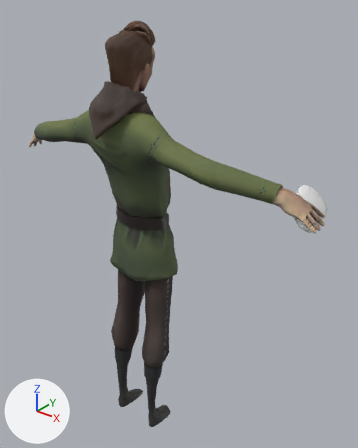
An edit to the Blender file Mhmd/Blender/Character/3rd Person/Sword_3rdPerson.blend, drawn before and after from the same camera.
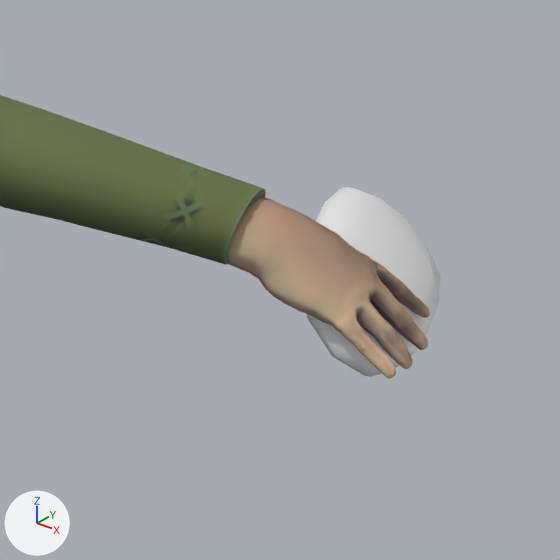
Each version appears first whole from a camera (50 mm lens) standing at (1.292, -1.366, 1.924) and looking at (0.096, 0.13, 0.997), and next in a close-up on the part from 60% to 100% of the width and 31% to 62% of the height. The lights are fixed; the arrows at lower left show +X, +Y and +Z.

Names of what the first close-up shows: '4.007', 'mc_body.001', 'mc_clothing.003'.
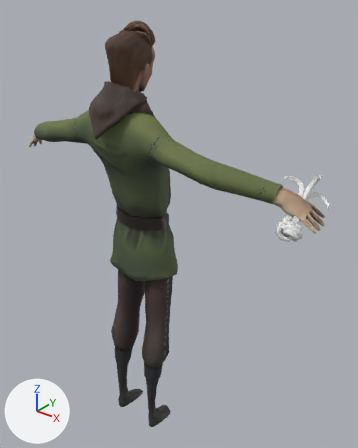
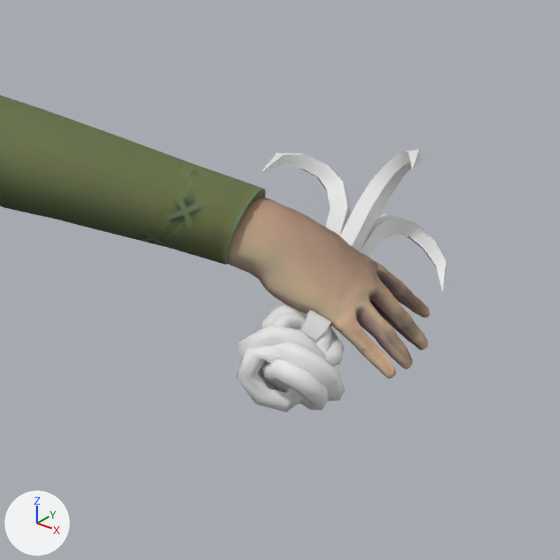
Changed parts and their boxes (x1, y1, x2, y2) in the close-ups (560 x 560 px):
'Hook_LP', shown
    after: (235, 149, 447, 412)
'4.007', hidden
    before: (307, 187, 440, 377)

What changed in the scene script:
```text
Change ob_hook_lp:
    remove ob_hook_lp.hide_set(True)
Change ob_4_007:
    add ob_4_007.hide_set(True)
```
